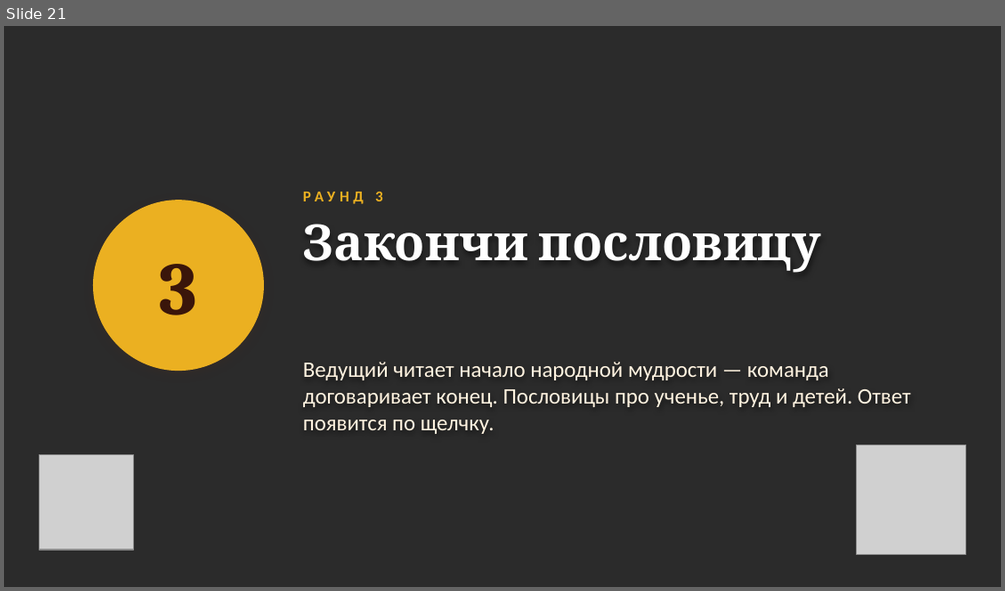
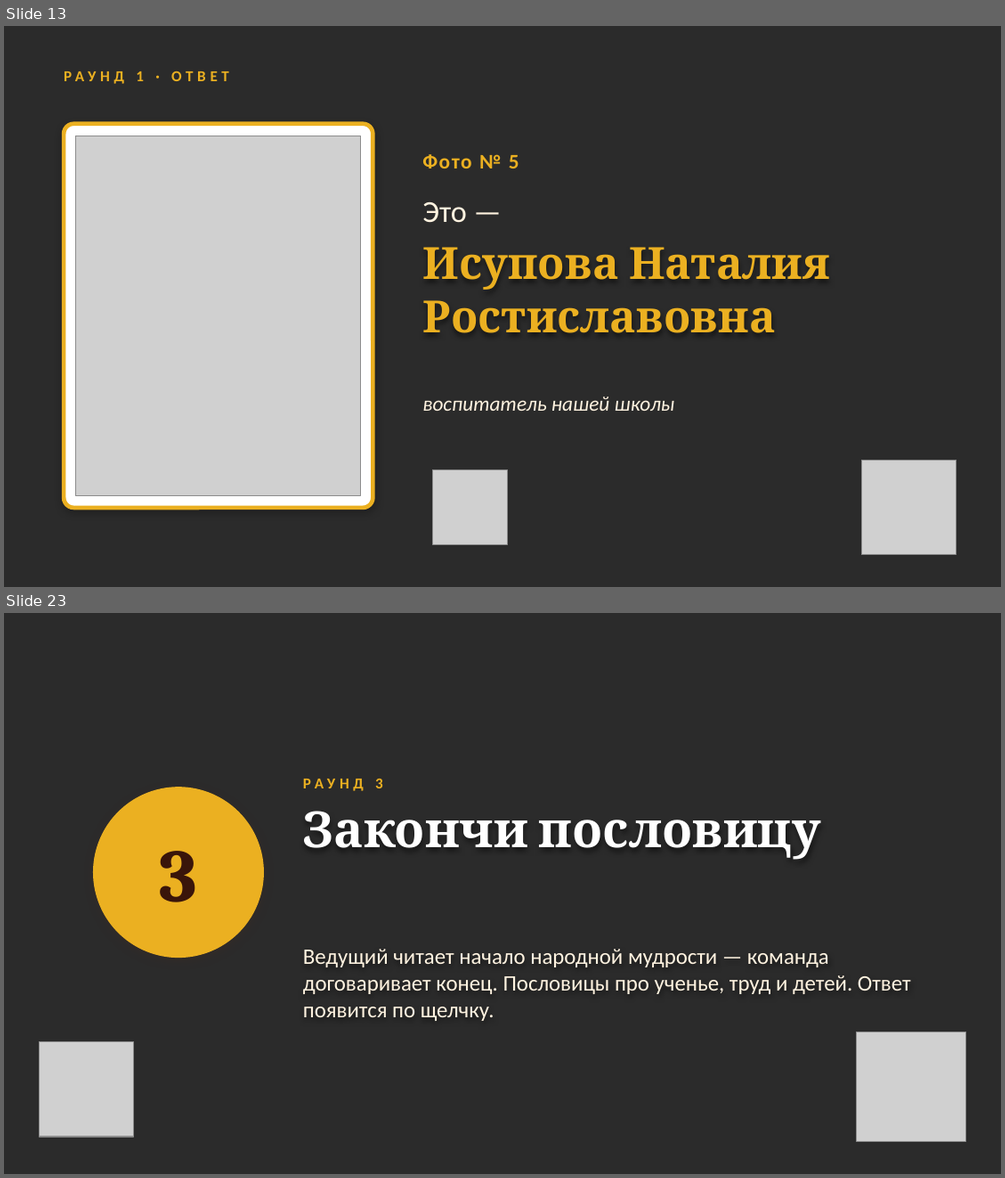
Before and after one commit to sl-himmelreich/heinrich-mario, a slide deck: День_воспитателя_конкурс.pptx. Shown one above the other, each under a label of ours: slide 21 before the commit, slides 13 and 23 after it; the slides between them are not shown. The pictures are 1005x591 and 1005x1178 pixels, drawn with LibreOffice and Linux fonts; fonts in the diff are those of the drawing; grey boxes stand for pictures; background and template pictures are left out; a plain dark background stands for a picture behind light text. Boxes give left, top, right and bottom in pixels: in the first picture for what was removed or moved away, otherwise in the second. Text is boxed around its words. In the diff, an @@ line names an element or a change of style, - is before the commit and + after.

```diff
--- a/День_воспитателя_конкурс.pptx
+++ b/День_воспитателя_конкурс.pptx
@@ slide 13 added at (4, 26, 1001, 587), background picture (left out) @@
@@ text added at (64, 71, 229, 84), 11 pt, text #EBB021, bold @@
+РАУНД 1 · ОТВЕТ
@@ rounded rectangle added at (64, 124, 372, 507), fill #FFFFFF, outline #EBB021 3 pt @@
@@ picture added at (76, 135, 361, 496) @@
@@ text added at (422, 154, 519, 168), 15 pt, text #EBB021, bold @@
+Фото № 5
@@ text added at (422, 202, 467, 223), 22 pt, text #FFF3E0 @@
+Это —
@@ text added at (422, 247, 830, 333), 32 pt, text #EBB021, bold @@
+Исупова Наталия Ростиславовна
@@ text added at (422, 396, 675, 410), 15 pt, text #FFF3E0, italic @@
+воспитатель нашей школы
@@ picture added at (433, 469, 508, 544) @@
@@ picture added at (861, 459, 956, 555) @@
@@ what was slide 21 is now slide 23 @@
```
Also in this commit, not shown: 21 slides changed, 5 other slides added, 4 slides removed, 1 other file.
